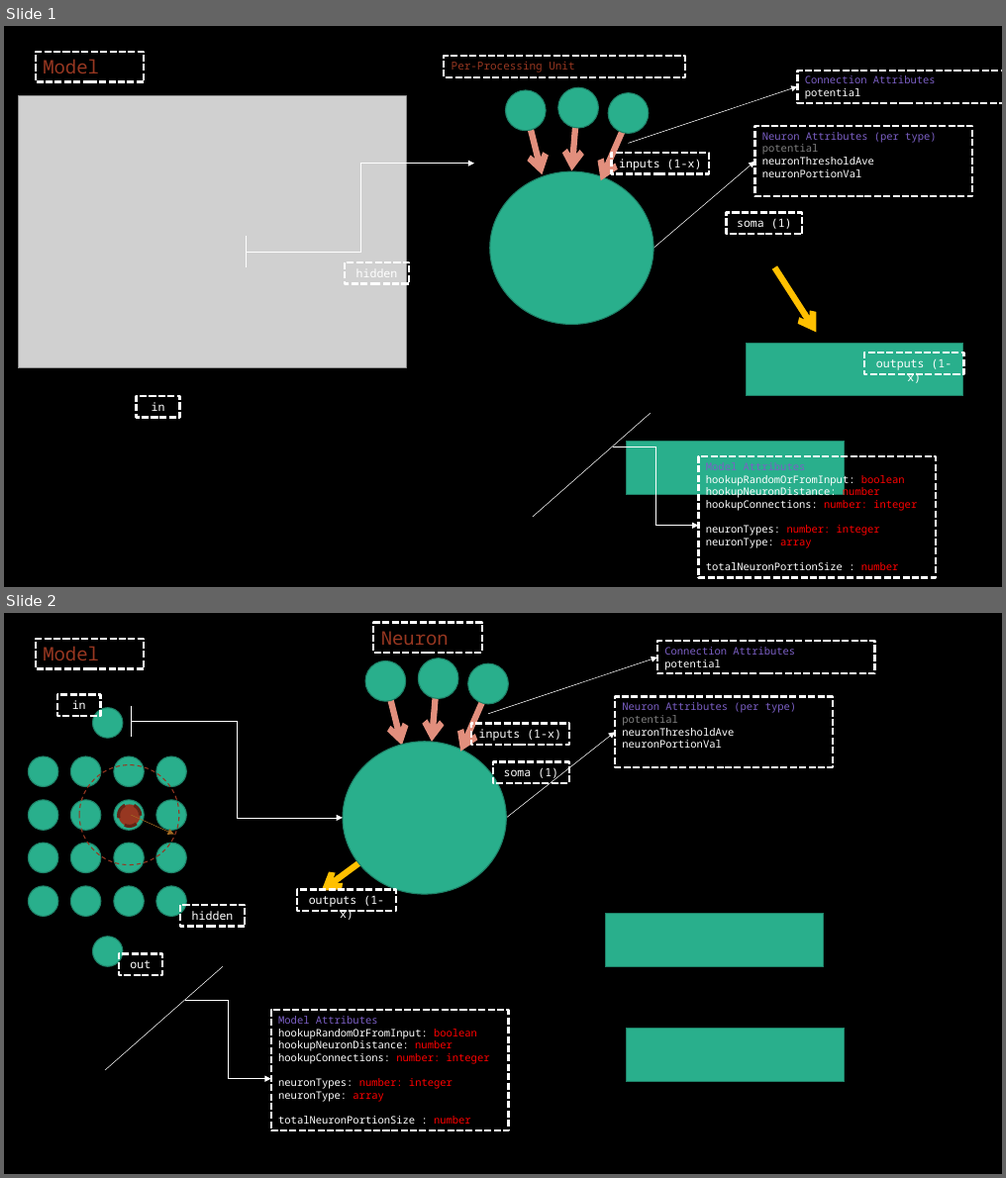
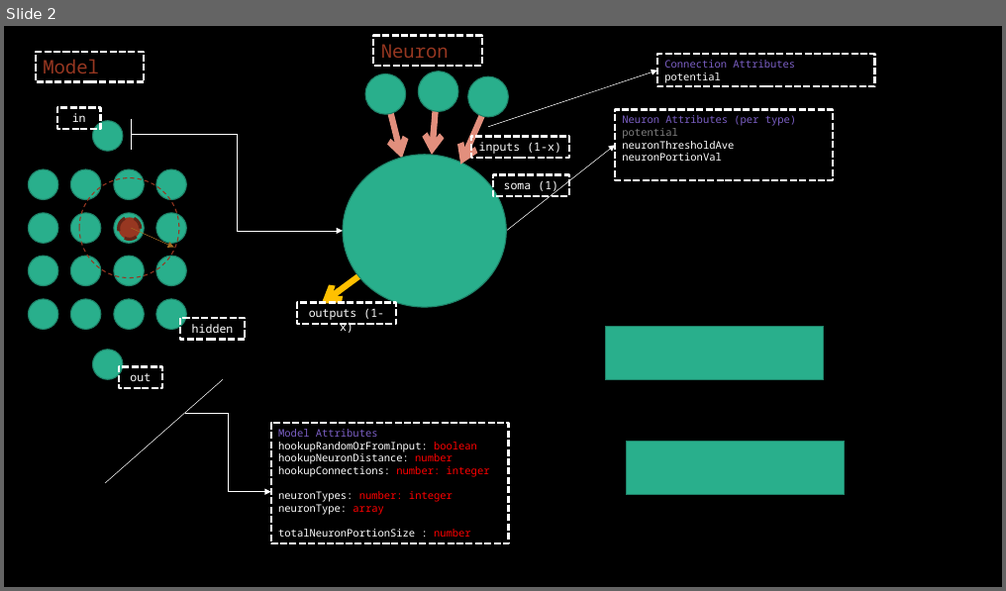
Before and after one commit to BenHagel/SmartBoy, a slide deck: NeuronAttributeDocument.pptx. Shown one above the other, each under a label of ours: slides 1 and 2 before the commit, slide 2 after it. The pictures are 1006x1178 and 1006x591 pixels, drawn with LibreOffice and Linux fonts; fonts in the diff are those of the drawing; grey boxes stand for pictures. Boxes give left, top, right and bottom in pixels: in the first picture for what was removed or moved away, otherwise in the second. Text is boxed around its words. In the diff, an @@ line names an element or a change of style, - is before the commit and + after.

```diff
--- a/NeuronAttributeDocument.pptx
+++ b/NeuronAttributeDocument.pptx
@@ slide 1 removed at (4, 26, 1002, 587), background #000000 @@
@@ rectangle removed at (36, 52, 144, 82) @@
-Model
@@ rectangle removed at (445, 56, 685, 77) @@
-Per-Processing Unit
@@ rectangle removed at (798, 71, 1002, 103) @@
-Connection Attributes
-potential
@@ picture removed at (18, 95, 407, 369) @@
@@ ellipse removed at (506, 90, 546, 131) @@
@@ ellipse removed at (558, 87, 598, 128) @@
@@ ellipse removed at (608, 93, 648, 134) @@
@@ arrow removed from (629, 144) to (798, 86) @@
@@ arrow removed from (531, 129) to (543, 174) @@
@@ arrow removed from (576, 126) to (572, 172) @@
@@ arrow removed from (623, 132) to (601, 181) @@
@@ rectangle removed at (754, 126, 973, 196) @@
-Neuron Attributes (per type)
-potential
-neuronThresholdAve
-neuronPortionVal
@@ elbow arrow removed from (247, 252) to (474, 163) @@
@@ ellipse removed at (490, 172, 653, 325) @@
@@ rectangle removed at (612, 153, 710, 174) @@
-inputs (1-x)
@@ arrow removed from (653, 249) to (754, 162) @@
@@ rectangle removed at (727, 212, 802, 234) @@
-soma (1)
@@ line removed from (247, 236) to (247, 268) @@
@@ rectangle removed at (345, 263, 409, 284) @@
-hidden
@@ arrow removed from (775, 268) to (816, 332) @@
@@ rectangle removed at (746, 344, 963, 396) @@
@@ rectangle removed at (865, 353, 964, 374) @@
-outputs (1-x)
@@ rectangle removed at (137, 396, 180, 417) @@
-in
@@ line removed from (650, 414) to (533, 517) @@
@@ elbow arrow removed from (613, 448) to (699, 526) @@
@@ rectangle removed at (626, 442, 844, 494) @@
@@ rectangle removed at (699, 458, 936, 578) @@
-Model Attributes
-hookupRandomOrFromInput: boolean
-hookupNeuronDistance: number
-hookupConnections: number: integer
-neuronTypes: number: integer
-neuronType: array
-totalNeuronPortionSize : number
```
Also in this commit, not shown: 1 slide added, 3 other files.
